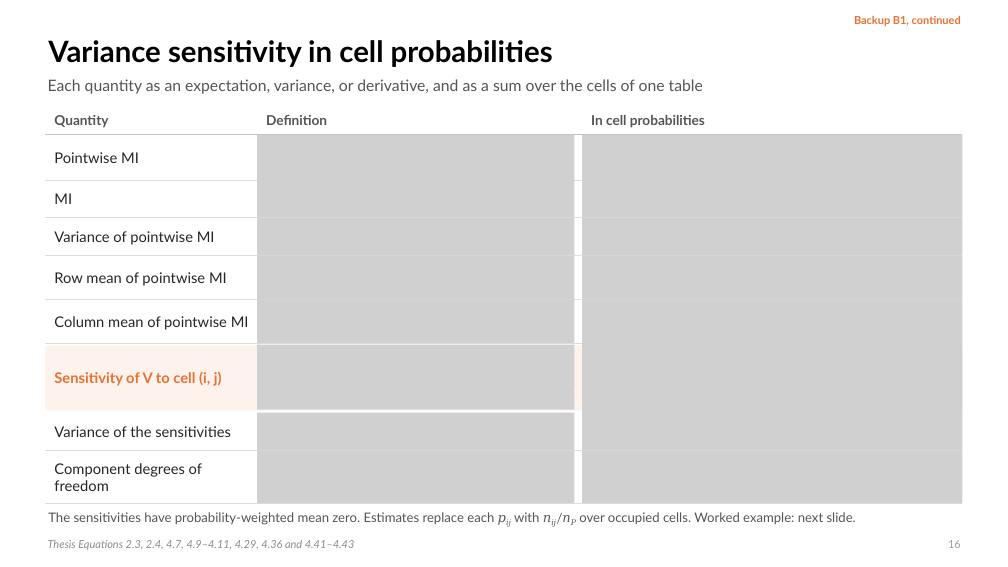
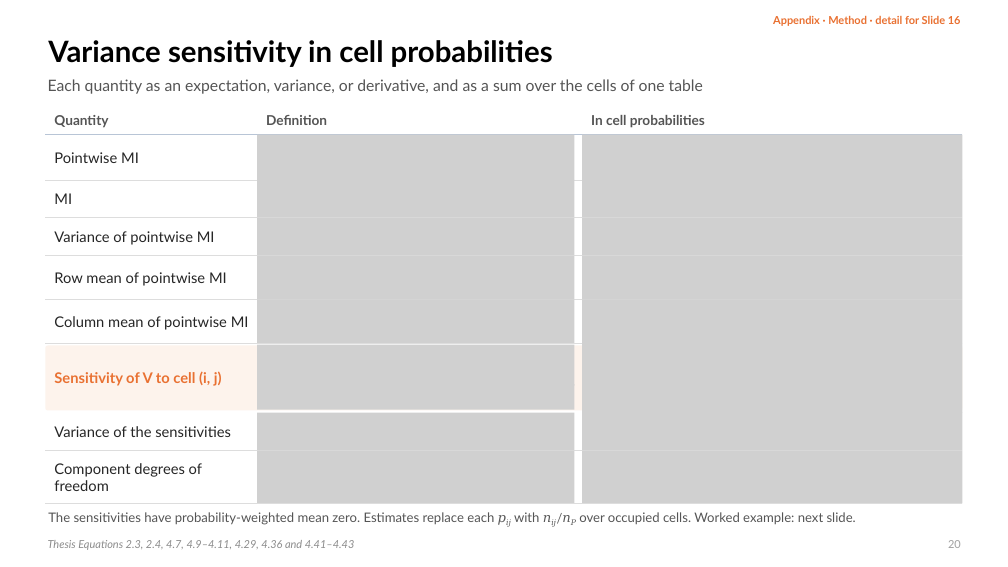
Before and after one commit to dzhao61/MCSResearchSimulations, a slide deck: slide 20 of Thesis Presentation/Daniel_Zhao_Welch_MI_Presentation.pptx (slide 16 before the commit). Drawn at 1008x567 pixels with LibreOffice and Linux fonts; fonts in the diff are those of the drawing; grey boxes stand for pictures. Boxes give left, top, right and bottom in pixels: in the first picture for what was removed or moved away, otherwise in the second. Text is boxed around its words. In the diff, an @@ line names an element or a change of style, - is before the commit and + after.

```diff
--- a/Thesis Presentation/Daniel_Zhao_Welch_MI_Presentation.pptx
+++ b/Thesis Presentation/Daniel_Zhao_Welch_MI_Presentation.pptx
@@ text at bbox=[773, 16, 961, 26]: text changed @@
-Backup B1, continued
+Appendix · Method · detail for Slide 16
@@ page number at bbox=[948, 540, 961, 548]: text changed @@
-16
+20
```
Also in this commit, not shown: 24 other slides changed, 6 slides added, 3 slides removed, 14 other files.
